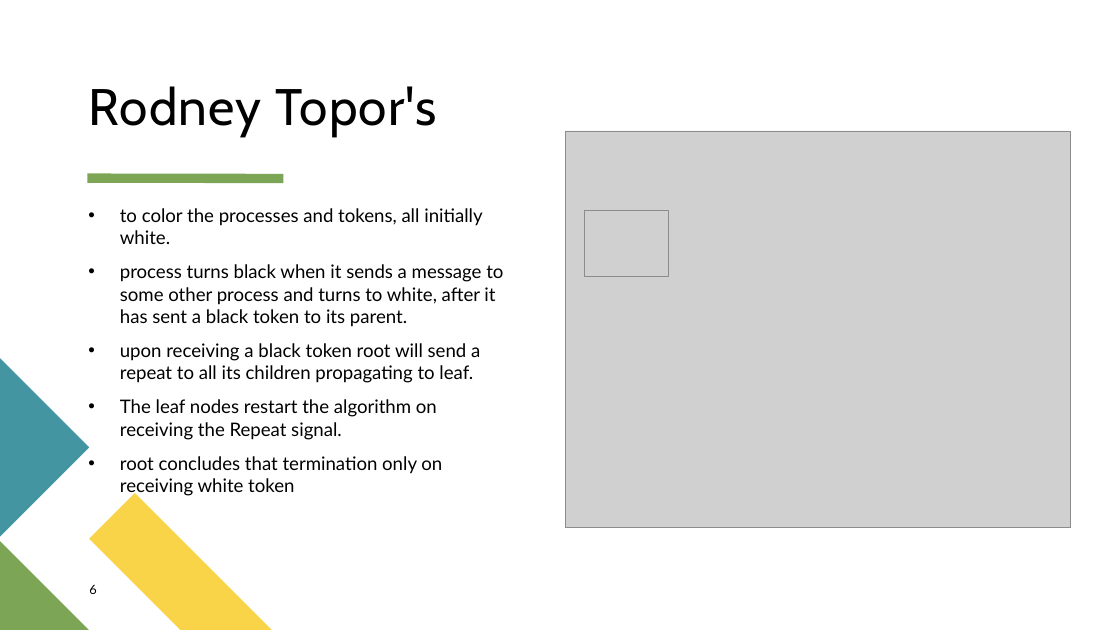
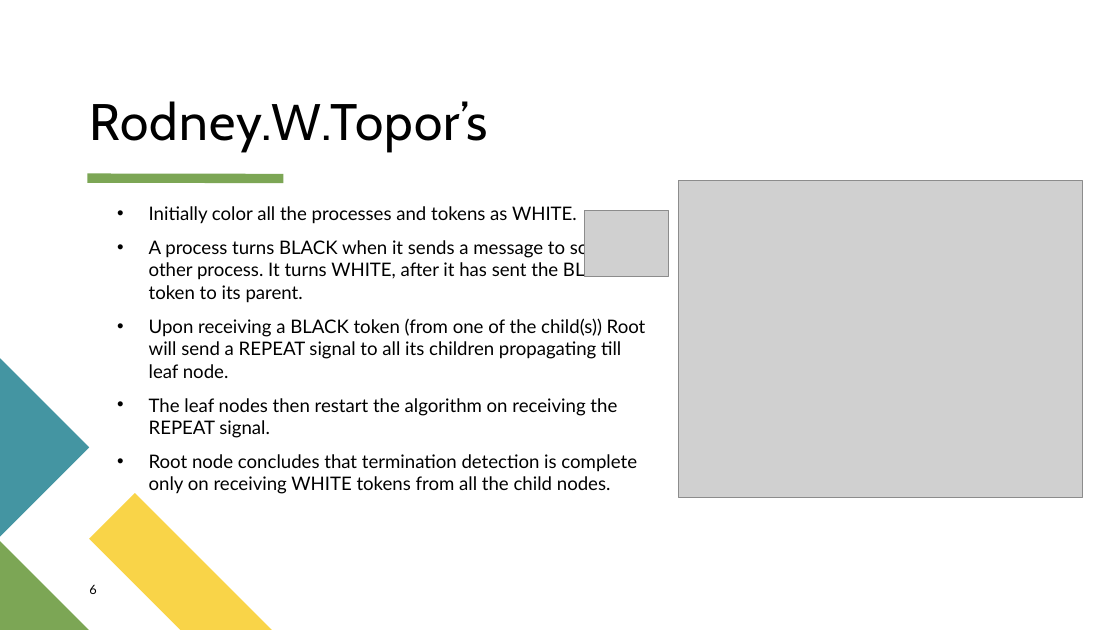
Before and after one commit to adisarip/DS_Project, a slide deck: slide 6 of presentation/Presentation.pptx. Drawn at 1120x630 pixels with LibreOffice and Linux fonts; fonts in the diff are those of the drawing; grey boxes stand for pictures. Boxes give left, top, right and bottom in pixels: in the first picture for what was removed or moved away, otherwise in the second. Text is boxed around its words. In the diff, an @@ line names an element or a change of style, - is before the commit and + after.

```diff
--- a/presentation/Presentation.pptx
+++ b/presentation/Presentation.pptx
@@ title at (89, 101, 487, 151): text changed @@
-Rodney Topor's
+Rodney.W.Topor’s
@@ text at (149, 206, 646, 494): text changed @@
-• to color the processes and tokens, all initially white.
-• process turns black when it sends a message to some other process and turns to white, after it has sent a black token to its parent.
-• upon receiving a black token root will send a repeat to all its children propagating to leaf.
-• The leaf nodes restart the algorithm on receiving the Repeat signal.
-• root concludes that termination only on receiving white token
+• Initially color all the processes and tokens as WHITE.
+• A process turns BLACK when it sends a message to some other process. It turns WHITE, after it has sent the BLACK token to its parent.
+• Upon receiving a BLACK token (from one of the child(s)) Root will send a REPEAT signal to all its children propagating till leaf node.
+• The leaf nodes then restart the algorithm on receiving the REPEAT signal.
+• Root node concludes that termination detection is complete only on receiving WHITE tokens from all the child nodes.
@@ picture: place and size @@
-picture at (565, 131, 1070, 528)
+picture at (679, 180, 1082, 497)
```
Also in this commit, not shown: 9 other slides changed.
